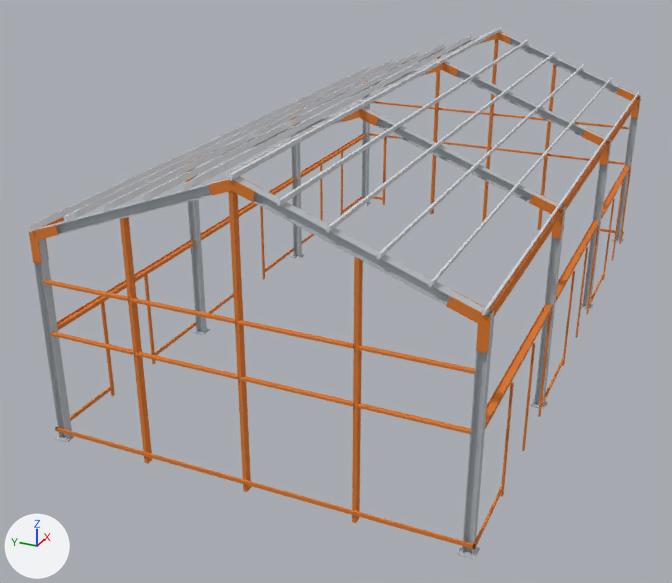
One commit to the COLLADA model jcg-pedragosa-proyecto/estructura-v2/Nave1_ESTRUCTURA_v2_vanos.dae: the scene before it, then after it.
The view is the same before and after, from a 50 mm lens placed at (-86.45, 31.15, 13.5), pointed at (-62.06, 42.13, 1.31). Every picture has the same lights, and +X, +Y and +Z are marked at lower left. The older version comes first. Where no turn or scale is listed for an object, it has been applied to the vertices.

In view in the first picture: 'Clavadera piñón fondo y=2.001', 'Clavadera piñón fondo y=2.002', 'Clavadera piñón fondo y=2.003', 'Clavadera piñón fondo y=2.95', 'Clavadera piñón fondo y=4.001', 'Clavadera piñón fondo y=4.002', 'Clavadera piñón fondo y=4.003', 'Clavadera piñón fondo y=4.36', 'Columnas.003', 'Correas.005', 'Correas.006', 'Correas.007', 'Correas.008', 'Correas.009', 'Correas.010', 'Dinteles.001', 'Poste piñón fondo z=-37.86', 'Poste piñón fondo z=-40.71', 'Poste piñón fondo z=-43.56', 'Solera piñón fondo' and 117 more.
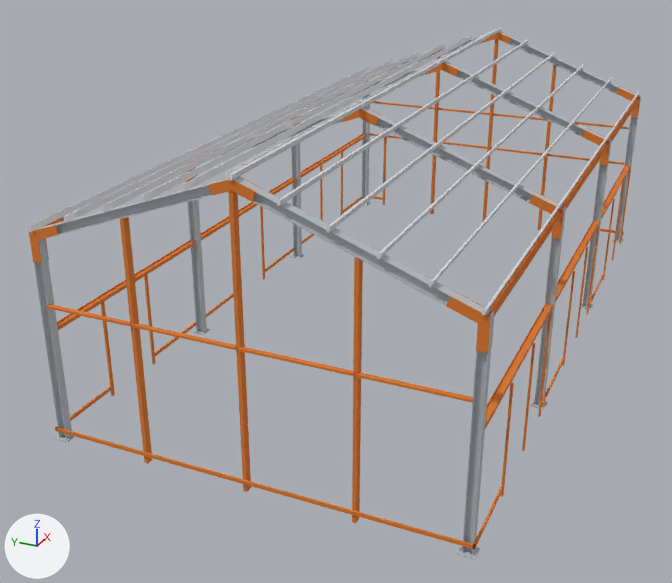
Where the change shows, as pixel boxes (x1, y1, x2, y2) in the pictures (672 x 583 px):
'Clavadera piñón fondo y=4.003', deleted (orange): before (357, 345, 475, 374)
'Clavadera piñón fondo y=2.003', deleted (orange): before (356, 403, 471, 434)
'Clavadera piñón fondo y=3.003', added (orange): after (357, 372, 473, 403)
'Clavadera piñón fondo y=4.002', deleted (orange): before (238, 320, 354, 349)
'Clavadera piñón fondo y=2.002', deleted (orange): before (240, 376, 353, 406)
'Clavadera piñón fondo y=3.002', added (orange): after (239, 346, 353, 376)
'Clavadera piñón fondo y=4.001', deleted (orange): before (130, 298, 235, 324)
'Clavadera piñón fondo y=2.001', deleted (orange): before (136, 351, 238, 379)
'Clavadera piñón fondo y=3.001', added (orange): after (133, 323, 236, 350)
'Clavadera piñón fondo y=2.95', deleted (orange): before (50, 331, 133, 355)
'Clavadera piñón fondo y=4.36', deleted (orange): before (43, 279, 128, 301)
'Clavadera piñón fondo y=3.70', added (orange): after (46, 304, 131, 326)

What changed in the scene script:
```text
Remove ob_clavadera_piñón_fondo_y_2_95:
    ob_clavadera_piñón_fondo_y_2_95 = bpy.data.objects.new('Clavadera piñón fondo y=2.95', me_clavadera_piñón_fondo_y_2_95)
Remove ob_clavadera_piñón_fondo_y_2_001:
    ob_clavadera_piñón_fondo_y_2_001 = bpy.data.objects.new('Clavadera piñón fondo y=2.001', me_clavadera_piñón_fondo_y_2_001)
Remove ob_clavadera_piñón_fondo_y_2_002:
    ob_clavadera_piñón_fondo_y_2_002 = bpy.data.objects.new('Clavadera piñón fondo y=2.002', me_clavadera_piñón_fondo_y_2_002)
Remove ob_clavadera_piñón_fondo_y_2_003:
    ob_clavadera_piñón_fondo_y_2_003 = bpy.data.objects.new('Clavadera piñón fondo y=2.003', me_clavadera_piñón_fondo_y_2_003)
Remove ob_clavadera_piñón_fondo_y_4_36:
    ob_clavadera_piñón_fondo_y_4_36 = bpy.data.objects.new('Clavadera piñón fondo y=4.36', me_clavadera_piñón_fondo_y_4_36)
Remove ob_clavadera_piñón_fondo_y_4_001:
    ob_clavadera_piñón_fondo_y_4_001 = bpy.data.objects.new('Clavadera piñón fondo y=4.001', me_clavadera_piñón_fondo_y_4_001)
Remove ob_clavadera_piñón_fondo_y_4_002:
    ob_clavadera_piñón_fondo_y_4_002 = bpy.data.objects.new('Clavadera piñón fondo y=4.002', me_clavadera_piñón_fondo_y_4_002)
Remove ob_clavadera_piñón_fondo_y_4_003:
    ob_clavadera_piñón_fondo_y_4_003 = bpy.data.objects.new('Clavadera piñón fondo y=4.003', me_clavadera_piñón_fondo_y_4_003)
Add ob_clavadera_piñón_fondo_y_3_003:
    ob_clavadera_piñón_fondo_y_3_003 = bpy.data.objects.new('Clavadera piñón fondo y=3.003', me_clavadera_piñón_fondo_y_3_003)  # a box spanning x -70.58..-70.46, y 35.29..37.81, z 3.67..3.73; in mat_nuevo_acero_naranja (orange #e07b2a)
    ob_clavadera_piñón_fondo_y_3_003.location = (0.0, 0.0, 0.0)
Add ob_clavadera_piñón_fondo_y_3_002:
    ob_clavadera_piñón_fondo_y_3_002 = bpy.data.objects.new('Clavadera piñón fondo y=3.002', me_clavadera_piñón_fondo_y_3_002)  # a box spanning x -70.58..-70.46, y 37.91..40.66, z 3.67..3.73; in mat_nuevo_acero_naranja (orange #e07b2a)
    ob_clavadera_piñón_fondo_y_3_002.location = (0.0, 0.0, 0.0)
Add ob_clavadera_piñón_fondo_y_3_001:
    ob_clavadera_piñón_fondo_y_3_001 = bpy.data.objects.new('Clavadera piñón fondo y=3.001', me_clavadera_piñón_fondo_y_3_001)  # a box spanning x -70.58..-70.46, y 40.76..43.51, z 3.67..3.73; in mat_nuevo_acero_naranja (orange #e07b2a)
    ob_clavadera_piñón_fondo_y_3_001.location = (0.0, 0.0, 0.0)
Add ob_clavadera_piñón_fondo_y_3_70:
    ob_clavadera_piñón_fondo_y_3_70 = bpy.data.objects.new('Clavadera piñón fondo y=3.70', me_clavadera_piñón_fondo_y_3_70)  # a box spanning x -70.58..-70.46, y 43.61..46.05, z 3.67..3.73; in mat_nuevo_acero_naranja (orange #e07b2a)
    ob_clavadera_piñón_fondo_y_3_70.location = (0.0, 0.0, 0.0)
```
